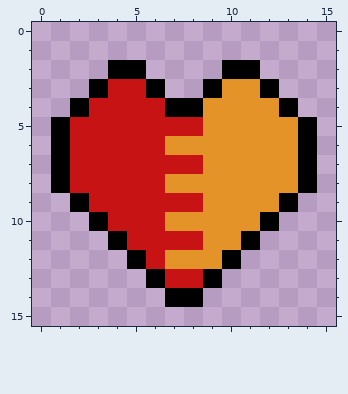
Pixel-art sprite: src/res/objects/heart_half.png. The picture above was drawn from the file before the commit.
The file is 16x16 pixels.
Now the later version:
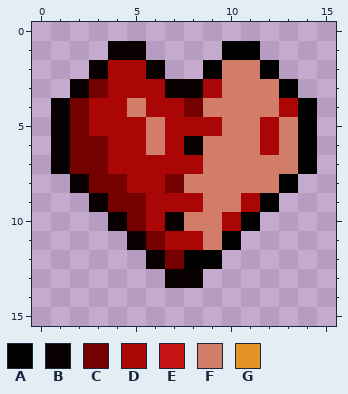
Palette (. is transparent): A #000000  B #080000  C #740000  D #ab0606  E #c71313  F #d17d69  G #e39328
Change:
Changed rows in their new state; - is an unchanged pixel.
first column x 1:
 1 ---BB----AA---
 2 --BDDB--AFFA--
 3 -BCDDDBBDFFFA-
 4 BCDDFDDCFFFFDA
 5 BCDDDFDDDFFDF-
 6 BCCDDFDBFFFDF-
 7 BCCDDDDDFFFFF-
 8 .BCCDDCFFFFFA.
 9 -.BCCDDDFFDA.-
10 --.BCDBFFDA.--
11 ---.BCDDFA.---
12 ----.BCAA.----
13 -----.BB.-----
14 ------..------
Changed places in both pictures, as pixel boxes (x1, y1, x2, y2):
changed: (51, 41, 317, 307)
